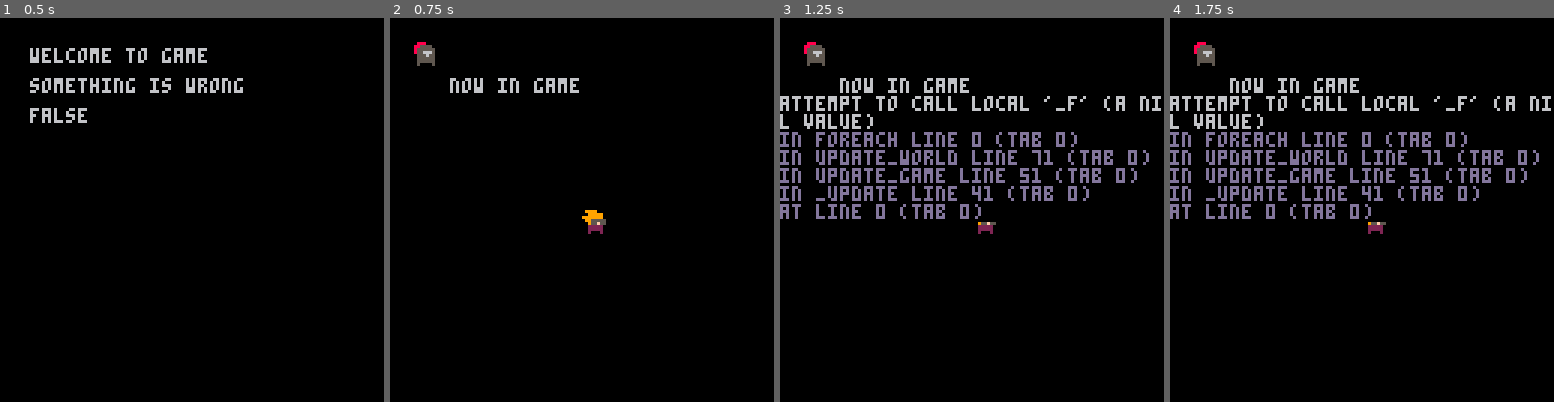
Above: before the commit, frames 1-4 (left to right).
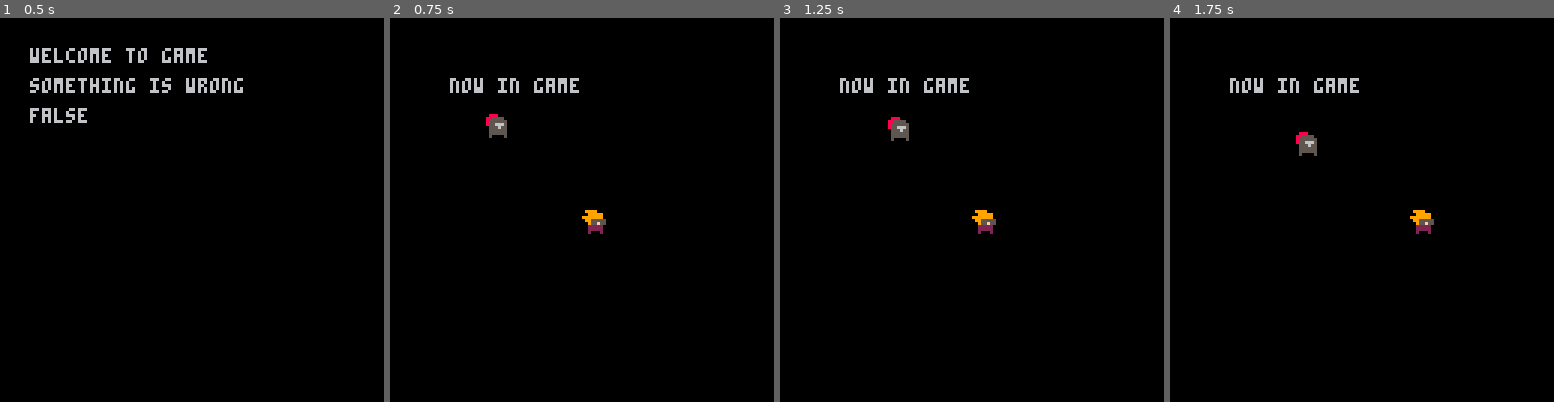
Above: after the commit, the same moments.

Repository: Braxmaster/Gamejam3012
Game: PICO-8 cartridge game.p8
Two runs of this game, one before a commit and one after it. Both use one fixed random seed, a clock stepped at 60 frames per second and the inputs below.
Inputs:
- Up to frame 1 (0.5 s): tap X (X key) at 0.33 s
- Up to frame 2 (0.75 s): tap O (Z key) at 0.7 s
- Up to frame 3 (1.25 s): tap X (X key) at 1.07 s
- Up to frame 4 (1.75 s): hold Right from 1.6 s (still down); tap O (Z key) at 1.7 s

Frame 1 is identical in both runs. In frame 2, 0.5% of the frame differs, in the area x 6-31%, y 6-32%; in frame 3, 8.2%; in frame 4, 8.4%, in the area x 0-100%, y 6-57%.

Commit message:
added confused enemy

Diff:
--- a/game.p8
+++ b/game.p8
@@ -27,7 +27,7 @@
 -- variables
 state = c_state_menu
 player = {x = 64, y = 64, spr = 001}
-enemy = {x = 8, y = 8, type = rock_type, spr = 003}
+enemy = {x = 32, y = 32, type = rock_type, spr = 003}
 enemies = {enemy}
 
 
@@ -71,12 +71,12 @@
 end
 
 function update_world()
-  foreach{enemies, update_enemy}
+  foreach(enemies, update_enemy)
 end
 
 function update_enemy(enemy)
-  enemy.x += rnd(2) - 1
-  enemy.y += rnd(2) - 1
+  enemy.x += rnd(2)*8 - 8
+  enemy.y += rnd(2)*8 - 8
 end
 
 function update_menu()
